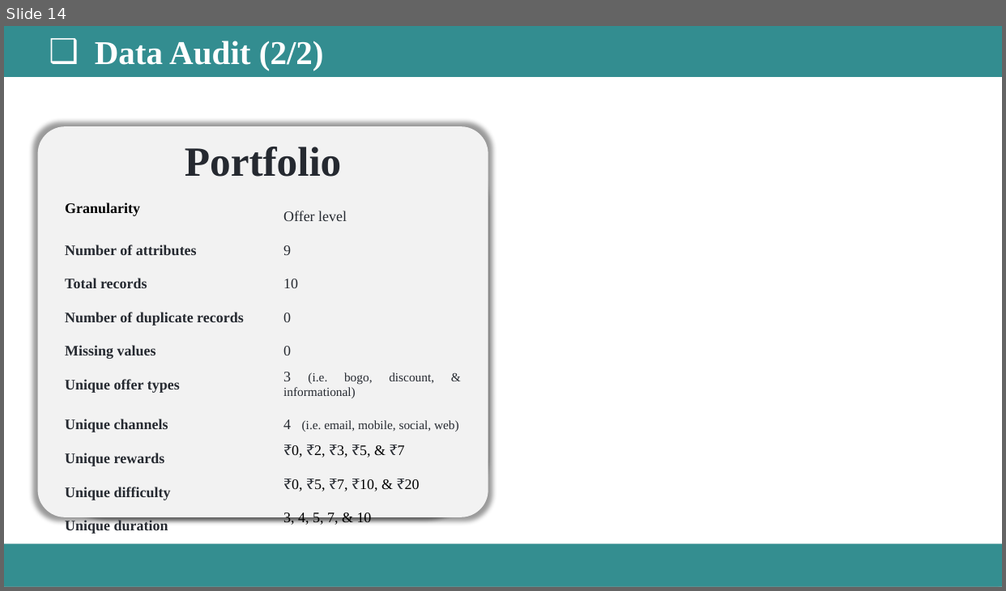
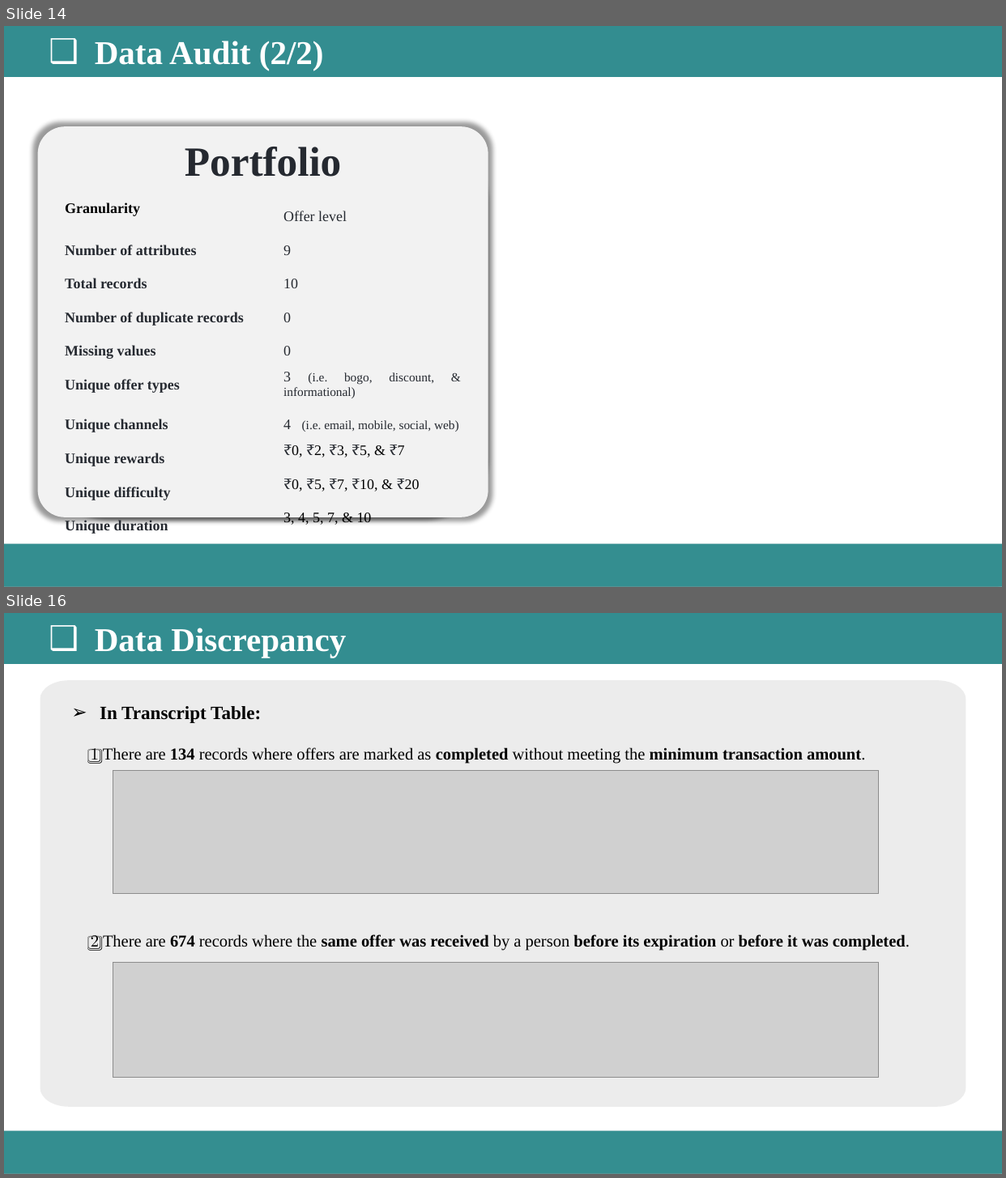
Before and after one commit to Dipesh-Ydv/Starbucks-Analysis, a slide deck: Starbucks_Analysis_Presentation.pptx. Shown one above the other, each under a label of ours: slide 14 before the commit, slides 14 and 16 after it; the slides between them are not shown. The pictures are 1006x591 and 1006x1178 pixels, drawn with LibreOffice and Linux fonts; fonts in the diff are those of the drawing; grey boxes stand for pictures. Boxes give left, top, right and bottom in pixels: in the first picture for what was removed or moved away, otherwise in the second. Text is boxed around its words. In the diff, an @@ line names an element or a change of style, - is before the commit and + after.

```diff
--- a/Starbucks_Analysis_Presentation.pptx
+++ b/Starbucks_Analysis_Presentation.pptx
@@ slide 16 added at (4, 613, 1002, 1174), background #FFFFFF; not listed: 1 template element that a slide beside it also shows @@
@@ rectangle added at (4, 613, 1002, 663), fill #338D90, outline #338D90 2 pt, 32 pt, text #FFFFFF, bold @@
+  ❑ Data Discrepancy
@@ freeform shape added at (40, 680, 966, 1107), fill #DDDDDD at 54% opacity @@
@@ text added at (100, 706, 261, 723), 18 pt, text #000000, bold @@
+➢ In Transcript Table:
@@ text added at (91, 747, 866, 764), 16 pt, text #000000 @@
+1️⃣ There are 134 records where offers are marked as completed without meeting the minimum transaction amount.
@@ picture added at (113, 770, 879, 894) @@
@@ text added at (91, 935, 910, 951), 16 pt, text #000000, bold @@
+2️⃣ There are 674 records where the same offer was received by a person before its expiration or before it was completed.
@@ picture added at (113, 963, 879, 1078) @@
```
Also in this commit, not shown: 8 slides changed, 6 other slides added, 1 other file.
